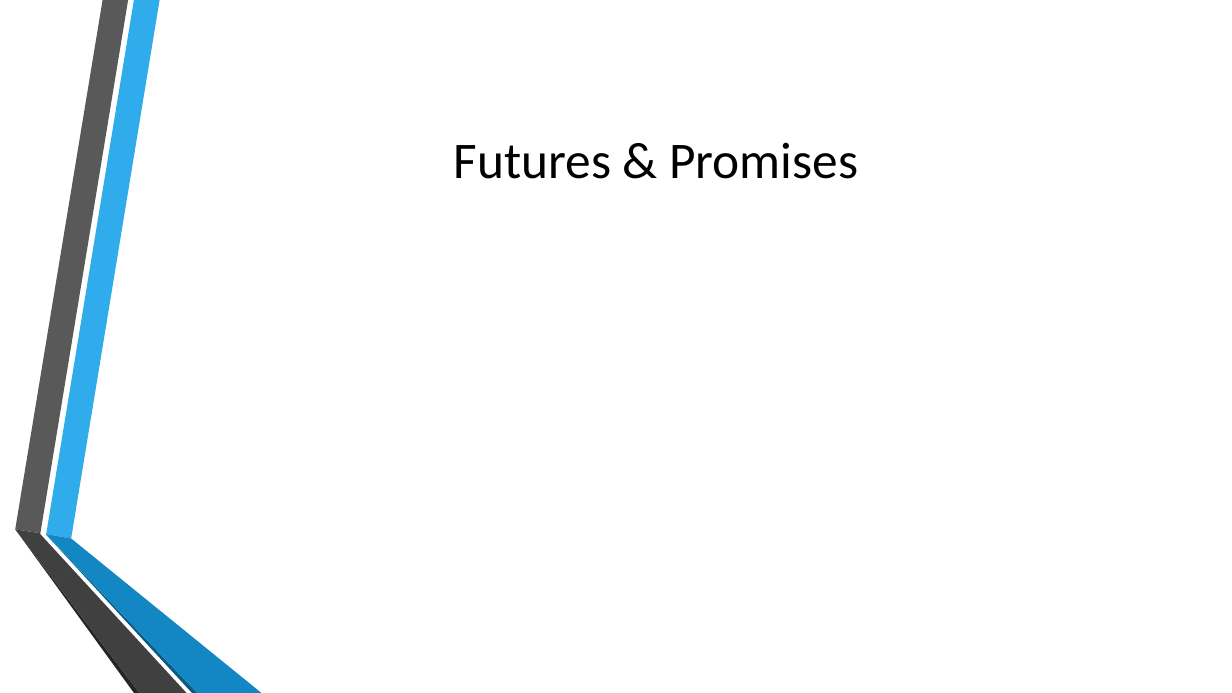
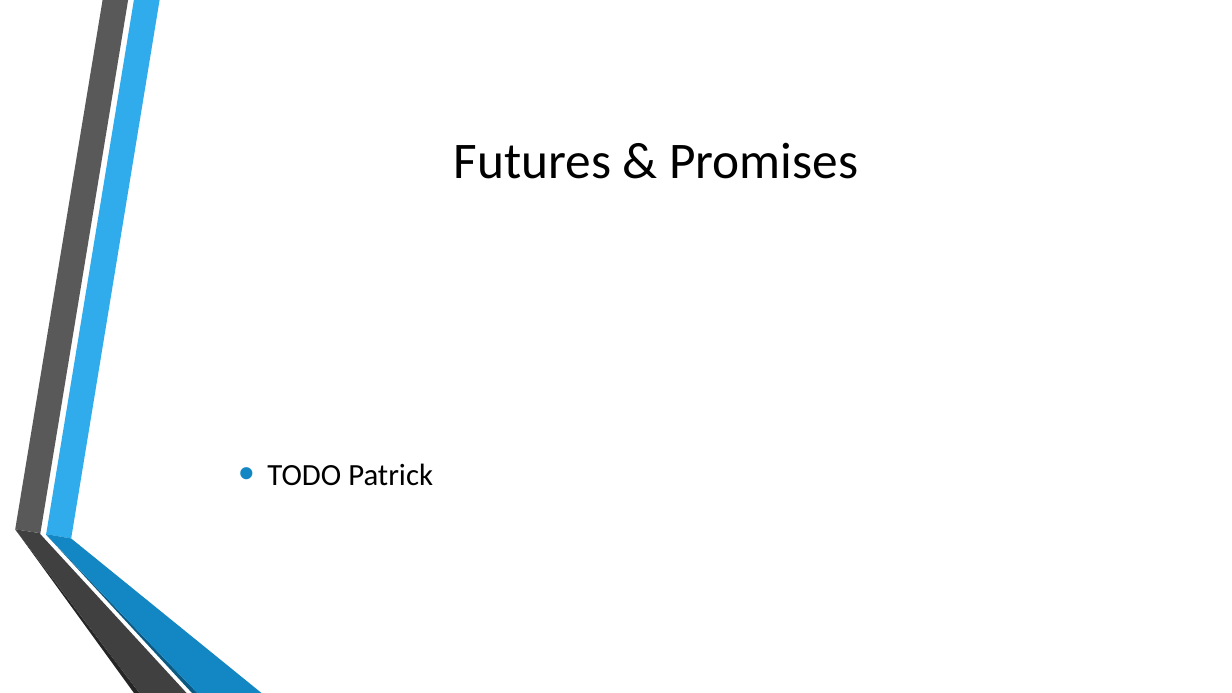
Before and after one commit to autarchprinceps/Reactive-Load-Generator, a slide deck: slide 7 of Dokumentation/Präsentation.pptx (slide 6 before the commit). Drawn at 1232x693 pixels with LibreOffice and Linux fonts; fonts in the diff are those of the drawing; background and template pictures are left out. Boxes give left, top, right and bottom in pixels: in the first picture for what was removed or moved away, otherwise in the second. Text is boxed around its words. In the diff, an @@ line names an element or a change of style, - is before the commit and + after.

```diff
--- a/Dokumentation/Präsentation.pptx
+++ b/Dokumentation/Präsentation.pptx
@@ text added at [267,463,433,486], 24 pt, text #000000 @@
+• TODO Patrick
```
Also in this commit, not shown: 4 other slides changed, 2 slides added.
